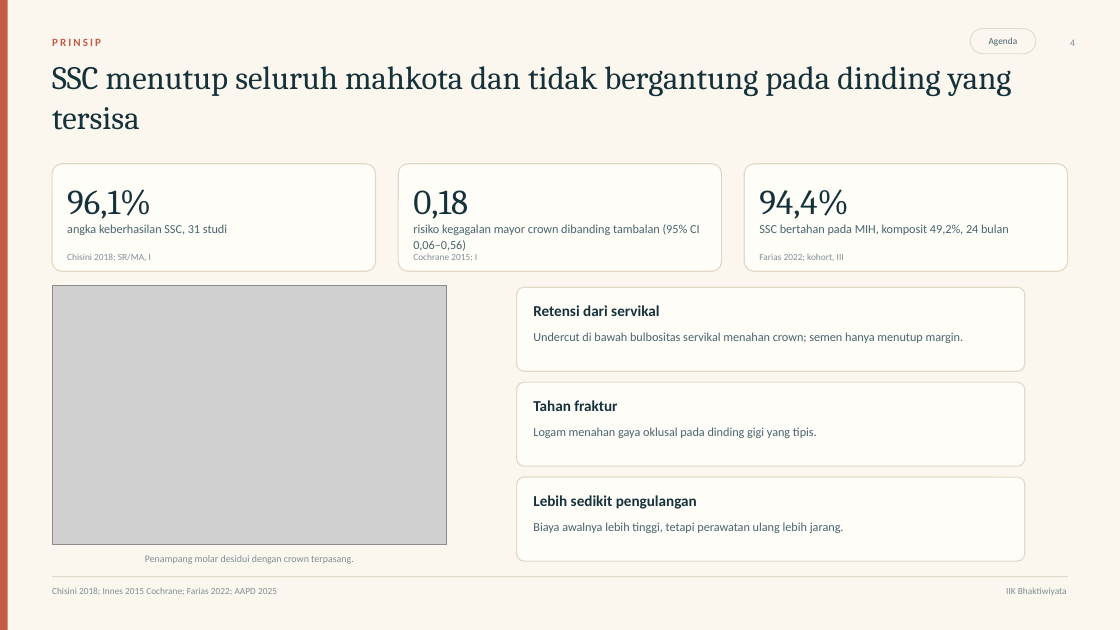
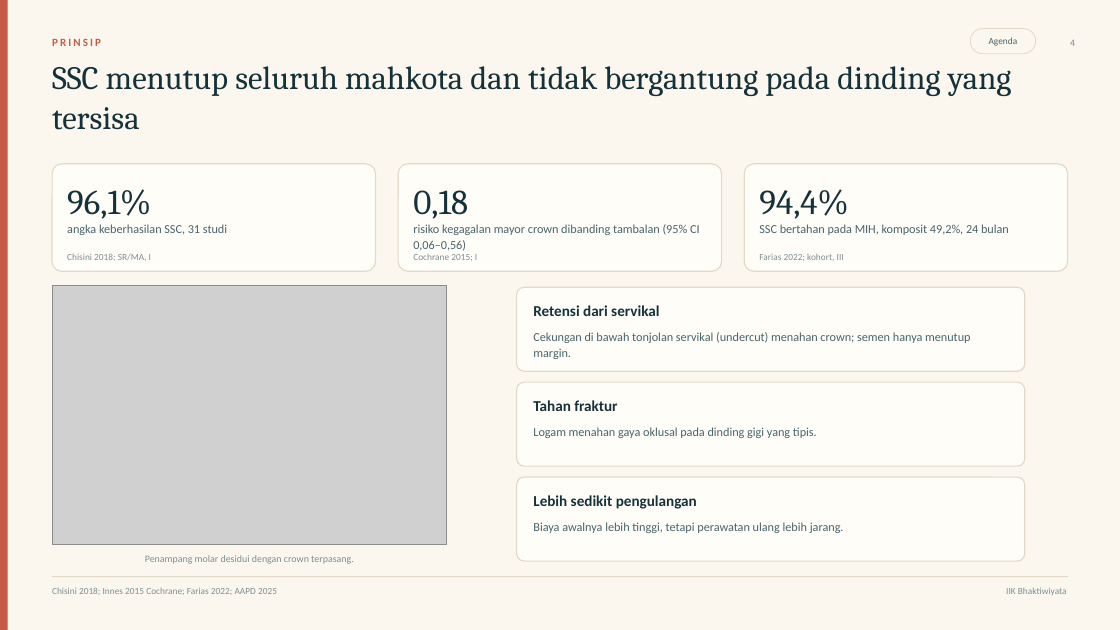
Before and after one commit to maskchanel14-source/agents, a slide deck: slide 4 of deliverables/ssc-pedodonsia/ssc-pedodonsia.pptx. Drawn at 1120x630 pixels with LibreOffice and Linux fonts; fonts in the diff are those of the drawing; grey boxes stand for pictures. Boxes give left, top, right and bottom in pixels: in the first picture for what was removed or moved away, otherwise in the second. Text is boxed around its words. In the diff, an @@ line names an element or a change of style, - is before the commit and + after.

```diff
--- a/deliverables/ssc-pedodonsia/ssc-pedodonsia.pptx
+++ b/deliverables/ssc-pedodonsia/ssc-pedodonsia.pptx
@@ text at bbox=[533, 332, 970, 359]: text changed @@
-Undercut di bawah bulbositas servikal menahan crown; semen hanya menutup margin.
+Cekungan di bawah tonjolan servikal (undercut) menahan crown; semen hanya menutup margin.
```
Also in this commit, not shown: 2 other slides changed, 21 other files.
